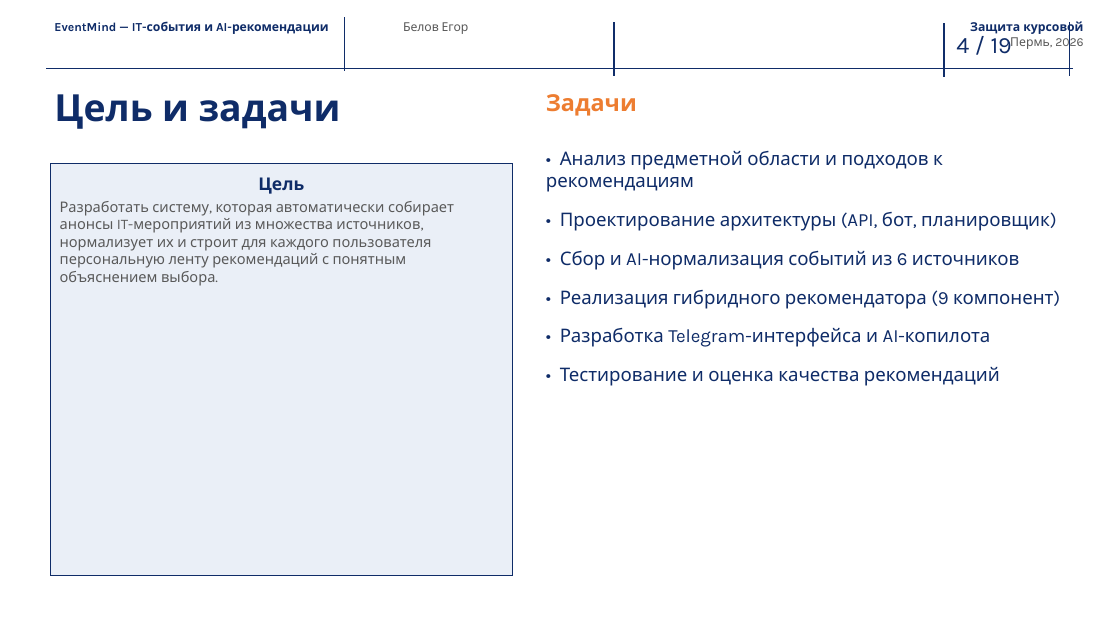
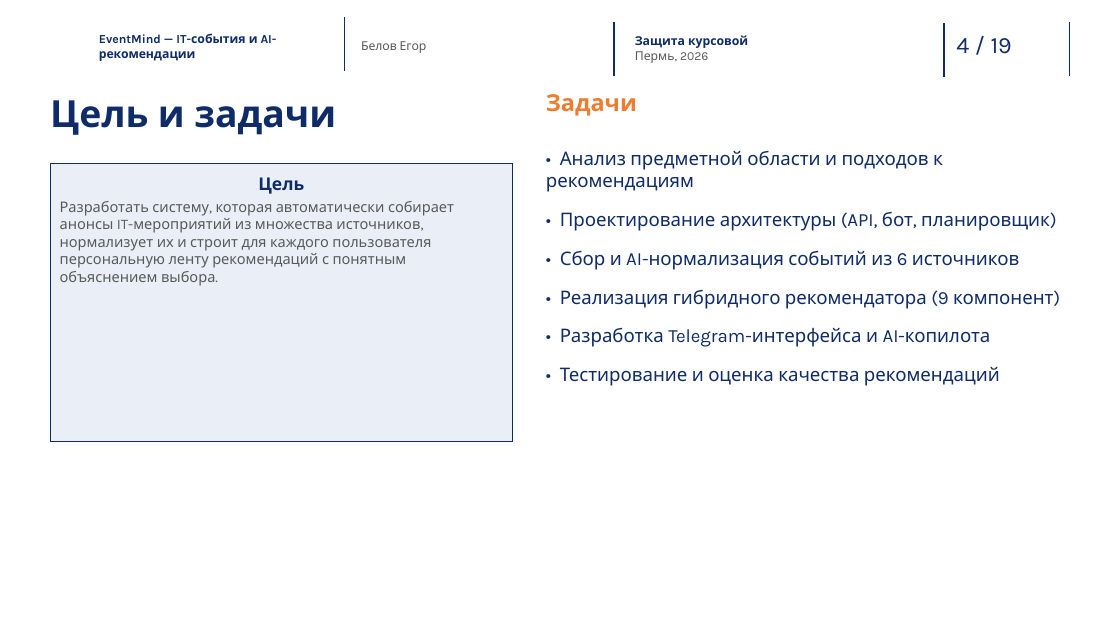
Before and after one commit to EgorBelov/event_mind, a slide deck: slide 4 of docs/Презентация_защита_EventMind.pptx. Drawn at 1120x630 pixels with LibreOffice and Linux fonts; fonts in the diff are those of the drawing; background and template pictures are left out. Boxes give left, top, right and bottom in pixels: in the first picture for what was removed or moved away, otherwise in the second. Text is boxed around its words. In the diff, an @@ line names an element or a change of style, - is before the commit and + after.

```diff
--- a/docs/Презентация_защита_EventMind.pptx
+++ b/docs/Презентация_защита_EventMind.pptx
@@ text "EventMind — IT-события и AI-рекомендации": place and size @@
-text "EventMind — IT-события и AI-рекомендации" at [54, 21, 329, 34]
+text "EventMind — IT-события и AI-рекомендации" at [99, 33, 277, 61]
@@ text "EventMind — IT-события и AI-рекомендации" at [99, 33, 277, 61]: vertical alignment top to middle @@
@@ text "Белов Егор" at [361, 41, 427, 53]: vertical alignment top to middle @@
@@ text "Белов Егор": place and size @@
-text "Белов Егор" at [403, 22, 469, 34]
+text "Белов Егор" at [361, 41, 427, 53]
@@ text "Защита курсовой": place and size @@
-text "Защита курсовой" at [970, 21, 1083, 50]
+text "Защита курсовой" at [635, 35, 748, 63]
@@ text "Защита курсовой" at [635, 35, 748, 63]: alignment right to left; vertical alignment top to middle @@
@@ text "Цель и задачи": place and size @@
-text "Цель и задачи" at [54, 94, 341, 129]
+text "Цель и задачи" at [50, 100, 336, 135]
@@ elbow line removed from (46, 69) to (1074, 69) @@
@@ rectangle "Цель": place and size @@
-rectangle "Цель" at [50, 164, 513, 576]
+rectangle "Цель" at [50, 164, 513, 441]
```
Also in this commit, not shown: 17 other slides changed, 1 other file.
